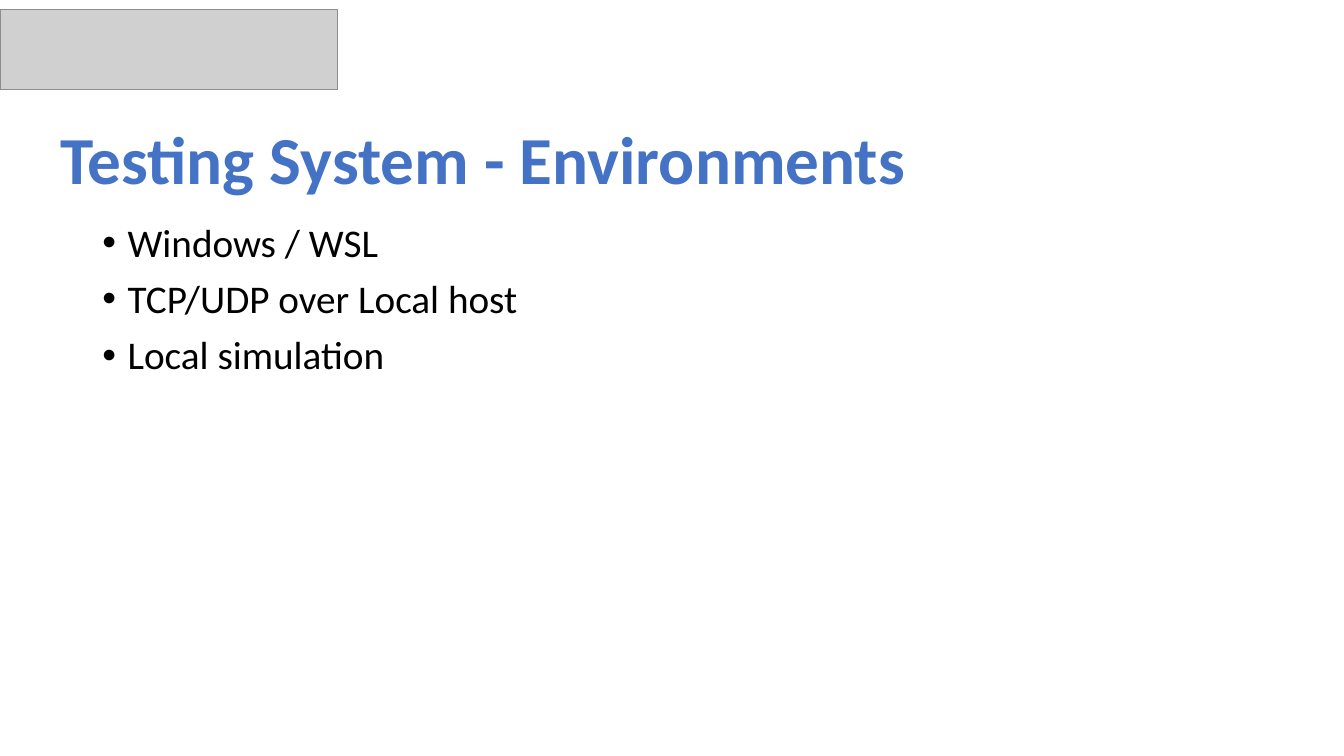
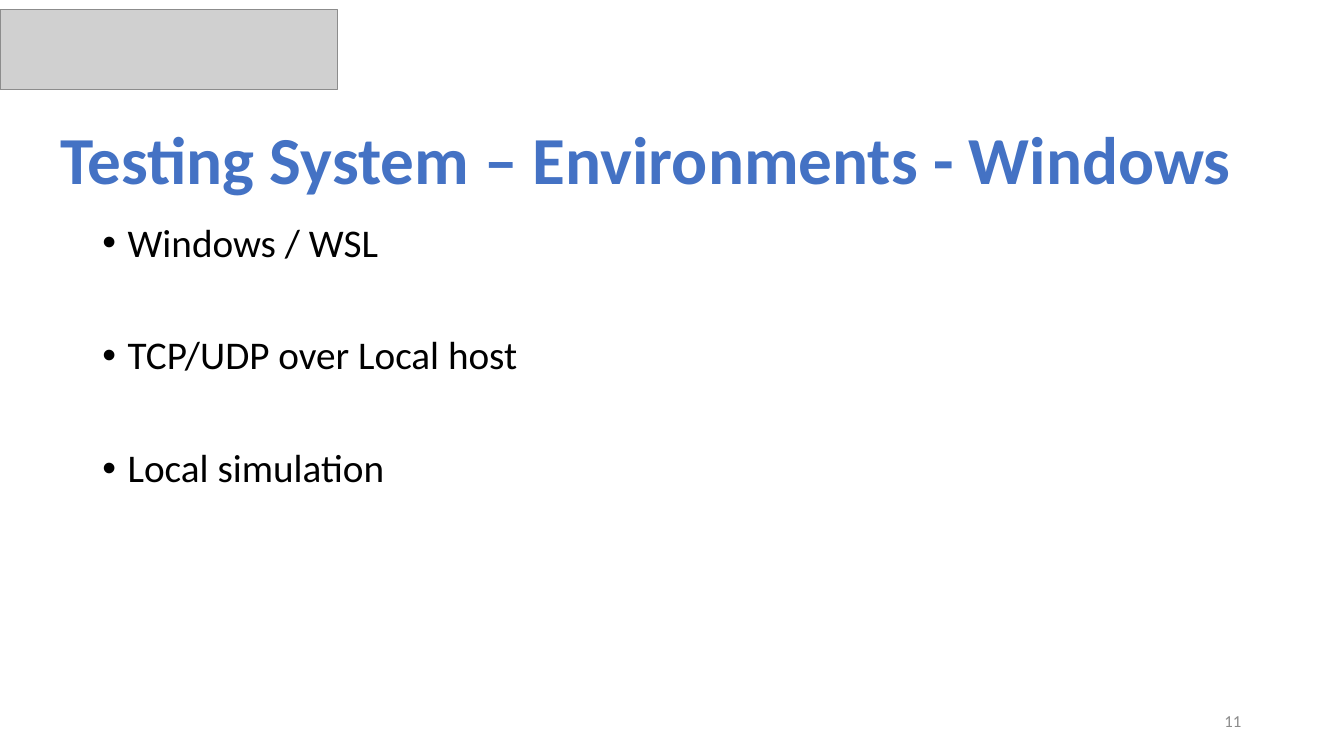
Before and after one commit to ommersh/Final-Project, a slide deck: slide 11 of Capstone Project Phase B–23-2-D-17.pptx (slide 10 before the commit). Drawn at 1344x756 pixels with LibreOffice and Linux fonts; fonts in the diff are those of the drawing; grey boxes stand for pictures. Boxes give left, top, right and bottom in pixels: in the first picture for what was removed or moved away, otherwise in the second. Text is boxed around its words. In the diff, an @@ line names an element or a change of style, - is before the commit and + after.

```diff
--- a/Capstone Project Phase B–23-2-D-17.pptx
+++ b/Capstone Project Phase B–23-2-D-17.pptx
@@ title at bbox=[60, 137, 1231, 196]: text changed @@
-Testing System - Environments
+Testing System – Environments - Windows
@@ text "Windows / WSL" rewrapped from bbox=[128, 229, 517, 370] to bbox=[128, 229, 517, 483] @@
@@ page number added at bbox=[1224, 716, 1241, 727], 12 pt, text #8C8C8C @@
+11
```
Also in this commit, not shown: 18 other slides changed, 8 slides added, 2 slides removed, 2 other files.
